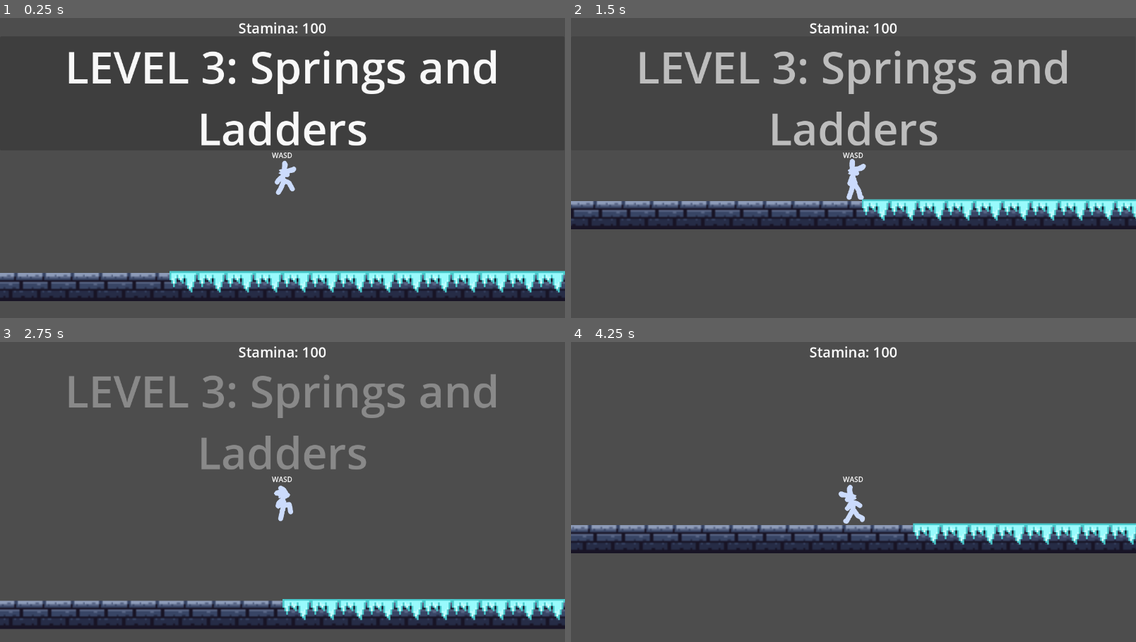
Above: before the commit, frames 1-4 (two rows, left to right).
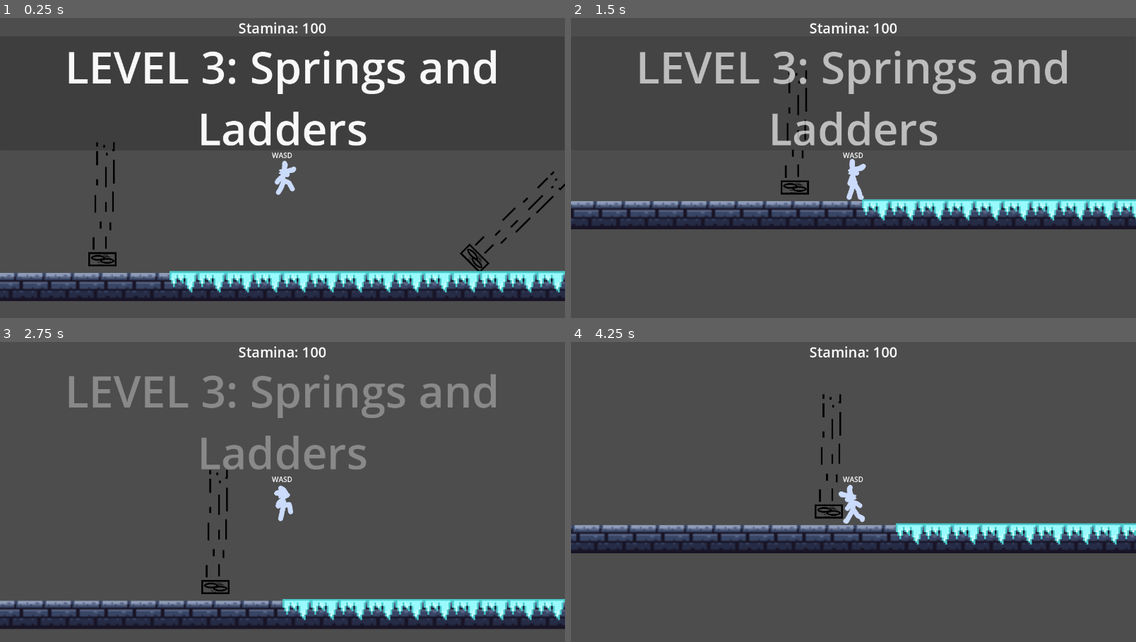
Above: after the commit, the same moments.

Repository: PHS-TSA/Flip-Flop
Game: Godot game, scene res://levels/LevelTmp.tscn
Two runs of this game, one before a commit and one after it. Both use one fixed random seed, a clock stepped at 60 frames per second and the inputs below. This scene is started directly instead of the project's main scene. The engine's default icon, where the game draws it, is replaced by a stand-in: a white triangle on a blue panel in a dark square.
Inputs:
- Up to frame 1 (0.25 s): no input
- Up to frame 2 (1.5 s): hold A (a) 0.53-1.28 s; hold Right (right) from 0.53 s (still down); tap Up (up) at 0.77 s; tap D (d) at 0.8, 1.35 s
- Up to frame 3 (2.75 s): tap Up (up) at 1.52 s; tap S (s) at 1.55 s; release Right (right) at 2.03 s; hold Left (left) from 2.03 s (still down); hold S (s) from 2.03 s (still down); tap W (w) at 2.3 s
- Up to frame 4 (4.25 s): release Left (left) at 2.78 s; release S (s) at 2.78 s; hold Right (right) from 2.78 s (still down); tap W (w) at 2.85 s; tap Up (up) at 3.02, 3.77 s; tap A (a) at 3.05 s; hold A (a) from 3.53 s (still down); tap D (d) at 3.8 s

The runs differ from the first frame. In frame 1, 0.7% of the frame differs, in the area x 15-100%, y 41-85%; in frame 2, 0.3%; in frame 3, 0.3%; in frame 4, 3.1%, in the area x 0-100%, y 17-70%.

Commit message:
add fans non working

Diff:
--- /dev/null
+++ b/Scripts/fan.gd
@@ -0,0 +1,42 @@
+extends Node2D
+
+var playerin = false
+var playerbody = null
+var xspd = 0
+var yspd = 0
+@export var speed = 700
+
+
+func _on_area_2d_body_entered(body: Node2D) -> void:
+	if body.name == "Player":
+		playerin = true
+		playerbody = body
+
+func _on_area_2d_body_exited(body: Node2D) -> void:
+	if body.name == "Player":
+		playerin = false
+		playerbody = null
+
+func _physics_process(delta: float) -> void:
+	if playerin:
+		pass
+		#if roundi(self.rotation_degrees) == -90:
+			#xspd = -speed * 2
+			#yspd = 0
+		#elif roundi(self.rotation_degrees) == -45:
+			#xspd = -speed
+			#yspd = -speed
+		#elif roundi(self.rotation_degrees) == 0:
+			#xspd = 0
+			#yspd = -speed
+		#elif roundi(self.rotation_degrees) == 45:
+			#xspd = speed
+			#yspd = -speed
+		#elif roundi(self.rotation_degrees) == 90:
+			#xspd = speed * 2
+			#yspd = 0
+			#
+		#if xspd != 0:
+			#playerbody.velocity.x = xspd
+		#if yspd != 0:
+			#playerbody.velocity.y = yspd
--- a/levels/LevelTmp.tscn
+++ b/levels/LevelTmp.tscn
@@ -7,6 +7,7 @@
 [ext_resource type="PackedScene" uid="uid://d4heidc0aln6n" path="res://things/movement_area.tscn" id="5_oo1yb"]
 [ext_resource type="Script" uid="uid://bbk7s7erowr1t" path="res://area_2d.gd" id="6_resjq"]
 [ext_resource type="PackedScene" uid="uid://bcn8n5dno72xi" path="res://things/Carrot.tscn" id="8_5gr5q"]
+[ext_resource type="PackedScene" uid="uid://cr2ajsqmcprw0" path="res://things/fan.tscn" id="8_ddsjy"]
 
 [sub_resource type="TileSetAtlasSource" id="TileSetAtlasSource_6ev0v"]
 texture = ExtResource("3_xu1i8")
@@ -105,6 +106,13 @@
 
 [node name="Springs" type="Node2D" parent="."]
 
+[node name="Fan" parent="." instance=ExtResource("8_ddsjy")]
+position = Vector2(-408, 177)
+
+[node name="Fan2" parent="." instance=ExtResource("8_ddsjy")]
+position = Vector2(424, 170)
+rotation = 0.785398
+
 [connection signal="area_entered" from="teleport" to="teleport" method="_on_area_entered"]
 [connection signal="body_entered" from="teleport" to="teleport" method="_on_body_entered"]
 [connection signal="body_entered" from="Ladder" to="Player" method="_on_ladder_body_entered"]
--- /dev/null
+++ b/things/fan.tscn
@@ -0,0 +1,62 @@
+[gd_scene load_steps=8 format=3 uid="uid://cr2ajsqmcprw0"]
+
+[ext_resource type="Script" uid="uid://fyxx5u8w7oe3" path="res://Scripts/fan.gd" id="1_rnfig"]
+[ext_resource type="Texture2D" uid="uid://0kkyk13hpn1e" path="res://Textures/fan/air/New Piskel (12).png" id="2_w1jg7"]
+[ext_resource type="Texture2D" uid="uid://c6vlereyqko81" path="res://Textures/fan/fanCase/New Piskel (11).png" id="3_fhjiq"]
+
+[sub_resource type="SpriteFrames" id="SpriteFrames_8c1ac"]
+animations = [{
+"frames": [{
+"duration": 1.0,
+"texture": ExtResource("2_w1jg7")
+}],
+"loop": true,
+"name": &"default",
+"speed": 5.0
+}]
+
+[sub_resource type="RectangleShape2D" id="RectangleShape2D_hks7d"]
+size = Vector2(128, 512)
+
+[sub_resource type="SpriteFrames" id="SpriteFrames_1t58u"]
+animations = [{
+"frames": [{
+"duration": 1.0,
+"texture": ExtResource("3_fhjiq")
+}],
+"loop": true,
+"name": &"default",
+"speed": 5.0
+}]
+
+[sub_resource type="RectangleShape2D" id="RectangleShape2D_8mf4c"]
+size = Vector2(64, 32)
+
+[node name="Fan" type="Node2D"]
+script = ExtResource("1_rnfig")
+
+[node name="Air" type="AnimatedSprite2D" parent="."]
+position = Vector2(0, -160)
+scale = Vector2(0.5, 0.5)
+sprite_frames = SubResource("SpriteFrames_8c1ac")
+
+[node name="Area2D" type="Area2D" parent="Air"]
+position = Vector2(0, 286)
+
+[node name="CollisionShape2D" type="CollisionShape2D" parent="Air/Area2D"]
+position = Vector2(0, -286)
+shape = SubResource("RectangleShape2D_hks7d")
+
+[node name="StaticBody2D" type="StaticBody2D" parent="."]
+
+[node name="FanCasing" type="AnimatedSprite2D" parent="StaticBody2D"]
+position = Vector2(0, -16)
+scale = Vector2(0.5, 0.5)
+sprite_frames = SubResource("SpriteFrames_1t58u")
+
+[node name="CollisionShape2D" type="CollisionShape2D" parent="StaticBody2D"]
+position = Vector2(0, -16)
+shape = SubResource("RectangleShape2D_8mf4c")
+
+[connection signal="body_entered" from="Air/Area2D" to="." method="_on_area_2d_body_entered"]
+[connection signal="body_exited" from="Air/Area2D" to="." method="_on_area_2d_body_exited"]
Not shown, added: Scripts/fan.gd.uid
Binary file added: Textures/fan/air/New Piskel (12).png
Not shown, added: Textures/fan/air/New Piskel (12).png.import
Binary file added: Textures/fan/fanCase/New Piskel (11).png
Not shown, added: Textures/fan/fanCase/New Piskel (11).png.import
Not shown: 1 places in levels/LevelTmp.tscn that only renumber resources
